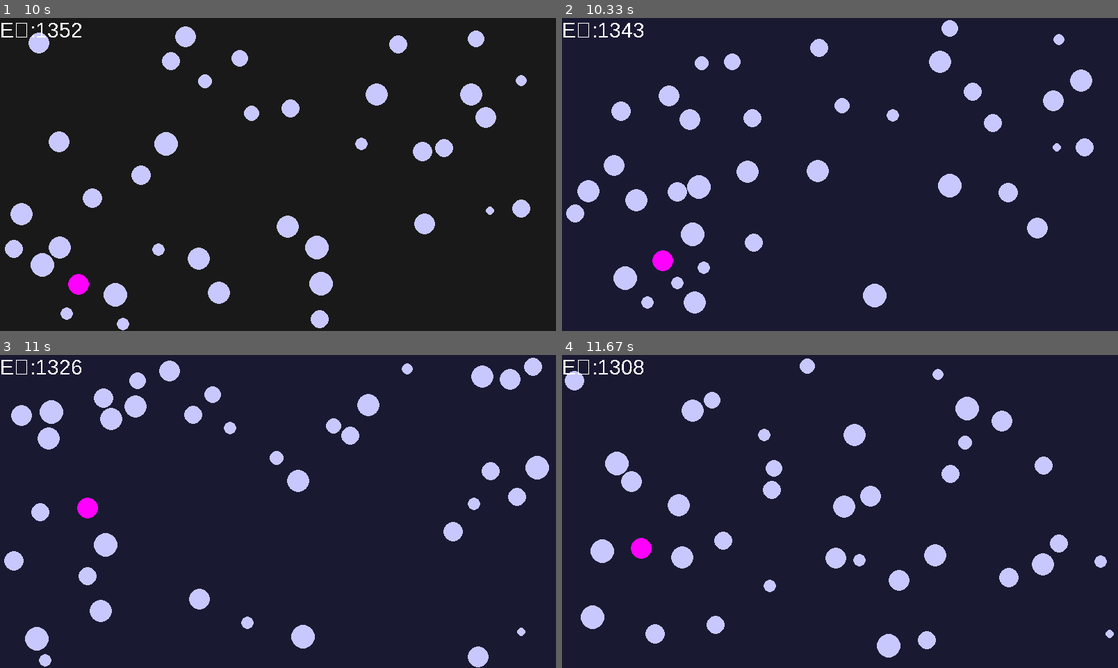
Above: before the commit, frames 1-4 (two rows, left to right).
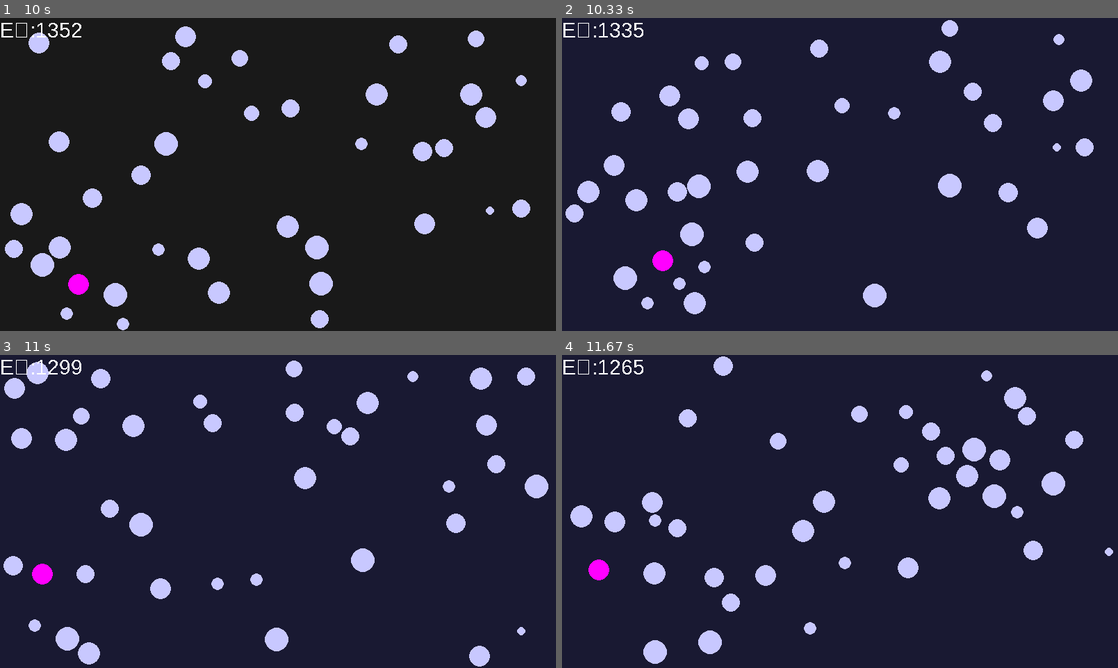
Above: after the commit, the same moments.

Repository: aaron24953/chaos
Game: pygame game, started from particle sim.py
Two runs of this game, one before a commit and one after it. Both use one fixed random seed, a clock stepped at 60 frames per second and the inputs below.
Inputs:
- Up to frame 1 (10 s): no input
- Up to frame 2 (10.33 s): no input
- Up to frame 3 (11 s): no input
- Up to frame 4 (11.67 s): no input

Frame 1 is identical in both runs. In frame 2, 0.4% of the frame differs, in the area x 0-61%, y 1-95%; in frame 3, 9.6%; in frame 4, 12%, in the area x 0-100%, y 0-99%.

Commit message:
up rate cool/heat, reduceed overall heat

Diff:
--- a/particle sim.py
+++ b/particle sim.py
@@ -27,11 +27,11 @@
     self.pos[0]+=self.vel[0]
     self.pos[1]+=self.vel[1]
     if self.state==0:
-      self.vel[0]*=(1-0.01/UPS)
-      self.vel[1]*=(1-0.01/UPS)
+      self.vel[0]*=(1-0.02/UPS)
+      self.vel[1]*=(1-0.02/UPS)
     if self.state==1:
-      self.vel[0]*=(1+0.015/UPS)
-      self.vel[1]*=(1+0.015/UPS)
+      self.vel[0]*=(1+0.024/UPS)
+      self.vel[1]*=(1+0.024/UPS)
 
   def launch(self,ang,vel,pos):
     self.pos[0]=pos[0]
